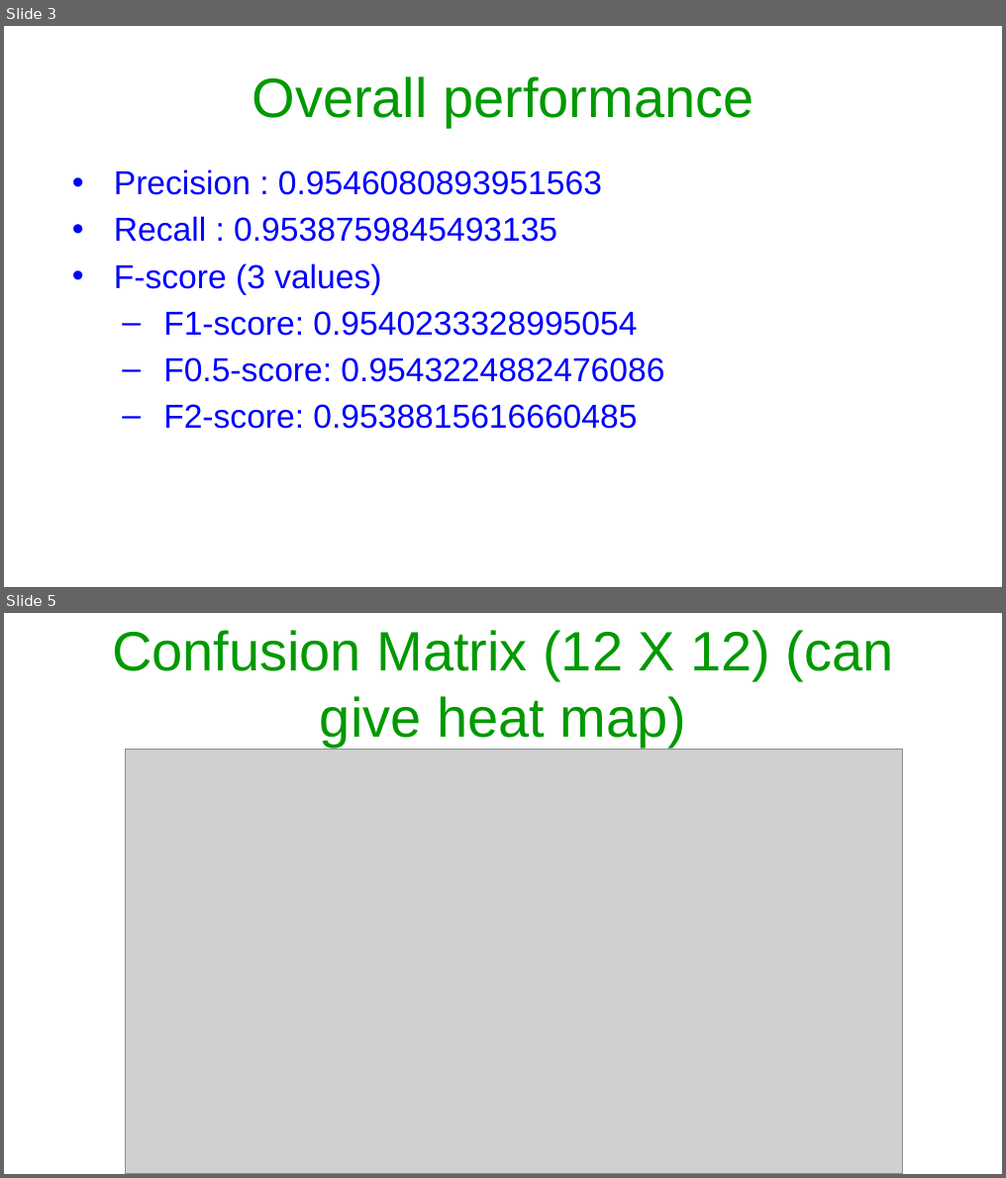
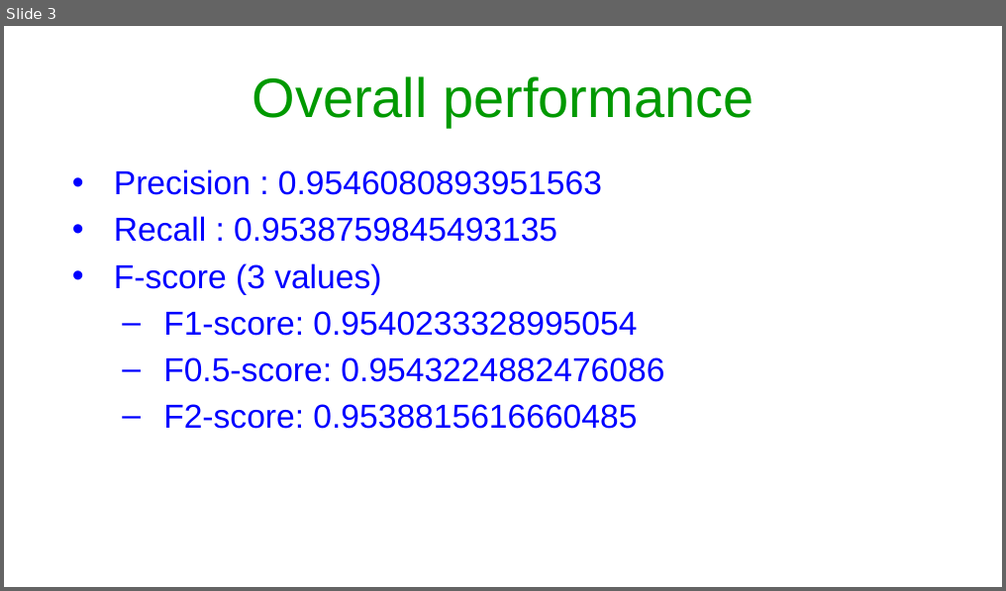
Before and after one commit to Arshim28/POS-Tagger, a slide deck: Assignment 2-PoS tagging.pptx. Shown one above the other, each under a label of ours: slides 3 and 5 before the commit, slide 3 after it; the slides between them are not shown. The pictures are 1006x1178 and 1006x591 pixels, drawn with LibreOffice and Linux fonts; fonts in the diff are those of the drawing; grey boxes stand for pictures. Boxes give left, top, right and bottom in pixels: in the first picture for what was removed or moved away, otherwise in the second. Text is boxed around its words. In the diff, an @@ line names an element or a change of style, - is before the commit and + after.

```diff
--- a/Assignment 2-PoS tagging.pptx
+++ b/Assignment 2-PoS tagging.pptx
@@ slide 5 removed at bbox=[4, 613, 1002, 1174], background #FFFFFF @@
@@ title removed at bbox=[112, 630, 894, 747] @@
-Confusion Matrix (12 X 12) (can give heat map)
@@ picture removed at bbox=[126, 749, 902, 1173] @@
```
Also in this commit, not shown: 6 slides changed, 2 slides added, 1 other slide removed.
